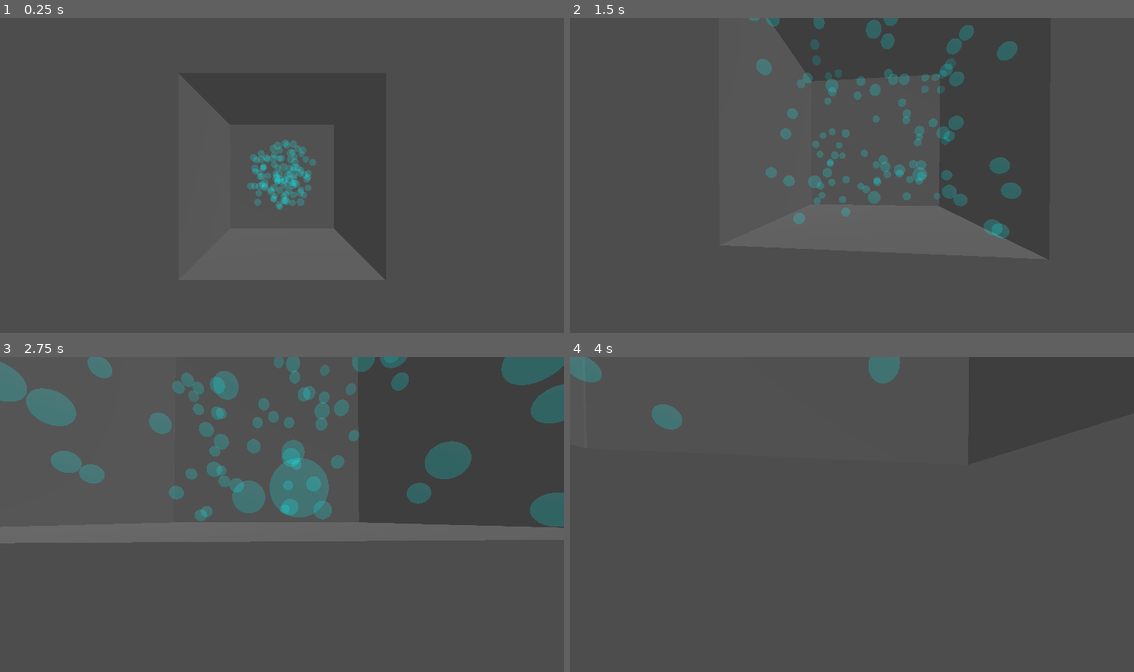
Above: before the commit, frames 1-4 (two rows, left to right).
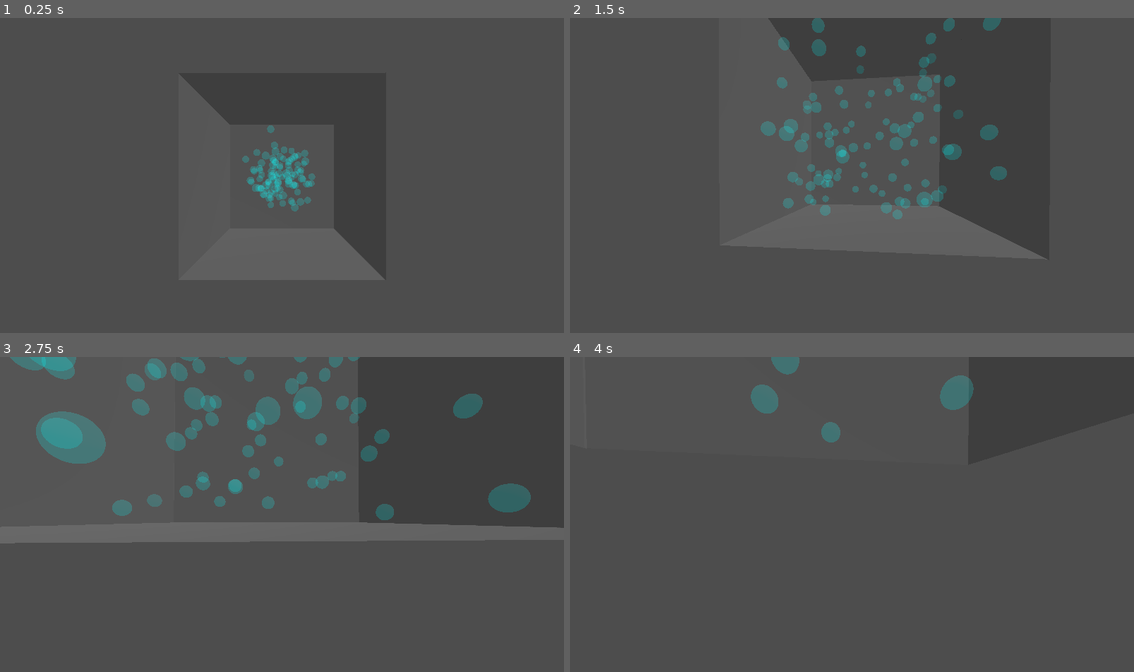
Above: after the commit, the same moments.

Repository: AporSz/AI_uni
Game: Godot game, scene res://main.tscn
The game is run twice, just before and just after one commit, with the same random seed, the same clock (stepped at 60 frames per second) and the same inputs.
Inputs (mouse positions are in pixels of both pictures, inside the frame that each line leads up to):
- Up to frame 1 (0.25 s): no input
- Up to frame 2 (1.5 s): tap Enter at 0.5 s; move the mouse to (880, 175) at 0.52 s; hold Shift 0.53-1.28 s; hold W from 0.53 s (still down); click (880, 175) at 0.67 s; tap Space at 0.77 s; move the mouse to (823, 178) at 1.27 s; tap Shift at 1.35 s
- Up to frame 3 (2.75 s): keep holding W; tap Space at 1.52 s; move the mouse to (293, 511) at 2.02 s; hold Shift from 2.03 s (still down)
- Up to frame 4 (4 s): keep holding W; move the mouse to (846, 520) at 2.77 s; release Shift at 2.78 s; tap Shift at 2.85 s; click (846, 520) at 2.92 s; tap Space at 3.02, 3.77 s; move the mouse to (891, 520) at 3.52 s; hold Shift from 3.53 s (still down)

The runs differ from the first frame. In frame 1, 1.4% of the frame differs, in the area x 42-57%, y 34-62%; in frame 2, 7.2%; in frame 3, 16%, in the area x 0-100%, y 0-54%; in frame 4, 2.3%.

Commit message:
added particle collision

Diff:
--- a/hw1/part1/entropySimulator/scenes/particle.gd
+++ b/hw1/part1/entropySimulator/scenes/particle.gd
@@ -1,33 +1,72 @@
 extends CharacterBody3D
 
 @export var start_speed: float = 10.0
+@export var mass: float = 1.0
 
 func _ready():
 	# Give the particle a random starting direction
-	# (You can change this to a specific vector if you prefer)
 	var random_dir = Vector3(
 		randf_range(-1.0, 1.0),
 		randf_range(-1.0, 1.0),
 		randf_range(-1.0, 1.0)
 	).normalized()
-
 	velocity = random_dir * start_speed
 
 func _physics_process(delta: float):
-	# 1. Move the particle and check for collisions
-	# move_and_collide returns a KinematicCollision3D object if it hits something
 	var collision = move_and_collide(velocity * delta)
 
 	if collision:
-		# 2. Get the normal (the perpendicular angle) of the wall we hit
-		var wall_normal = collision.get_normal()
-
-		# 3. Reflect our velocity perfectly off that wall
-		velocity = velocity.bounce(wall_normal)
-
-		# 4. PREVENT ENERGY LOSS: Calculate the remaining distance for this frame
+		var collider = collision.get_collider()
+		var normal = collision.get_normal()
 		var remainder = collision.get_remainder()
 
-		# Bounce that remaining distance as well, and move the particle the rest of the way
-		remainder = remainder.bounce(wall_normal)
-		move_and_collide(remainder)
+		# ==========================================
+		# SCENARIO 1: We hit a Wall
+		# ==========================================
+		if collider is StaticBody3D:
+			velocity = velocity.bounce(normal)
+			remainder = remainder.bounce(normal)
+			move_and_collide(remainder)
+
+		# ==========================================
+		# SCENARIO 2: We hit another Particle
+		# ==========================================
+		elif collider is CharacterBody3D:
+			var x1 = global_position
+			var x2 = collider.global_position
+			var v1 = velocity
+			var v2 = collider.velocity
+
+			var pos_diff = x1 - x2
+			var vel_diff = v1 - v2
+
+			# CRITICAL SEPARATION CHECK:
+			# If the dot product is positive, the particles are already moving apart.
+			# This prevents the engine from double-calculating the collision if both
+			# particles detect each other in the exact same frame!
+			if vel_diff.dot(pos_diff) >= 0:
+				return
+
+			var dist_sq = pos_diff.length_squared()
+			if dist_sq < 0.0001:
+				return # Safety check to prevent division by zero
+
+			var m1 = mass
+			var m2 = collider.mass
+
+			# Calculate new velocity for THIS particle
+			var mass_ratio_1 = (2.0 * m2) / (m1 + m2)
+			var dot_prod = vel_diff.dot(pos_diff)
+			var velocity_change_1 = (mass_ratio_1 * dot_prod / dist_sq) * pos_diff
+
+			# Calculate new velocity for the OTHER particle
+			var mass_ratio_2 = (2.0 * m1) / (m1 + m2)
+			var velocity_change_2 = (mass_ratio_2 * (-vel_diff).dot(-pos_diff) / dist_sq) * (-pos_diff)
+
+			# Apply the new perfectly elastic velocities to BOTH particles instantly
+			velocity = v1 - velocity_change_1
+			collider.velocity = v2 - velocity_change_2
+
+			# Bounce the remaining distance so they don't end the frame stuck together
+			remainder = remainder.bounce(normal)
+			move_and_collide(remainder)
